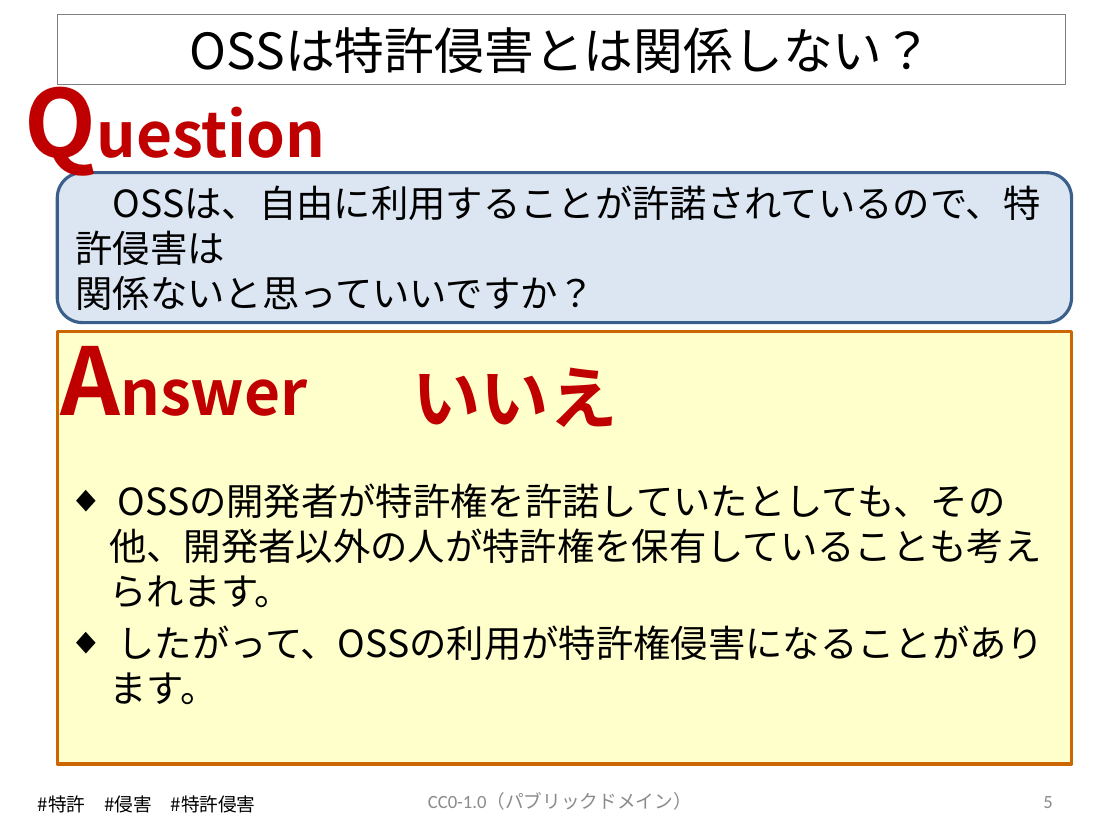
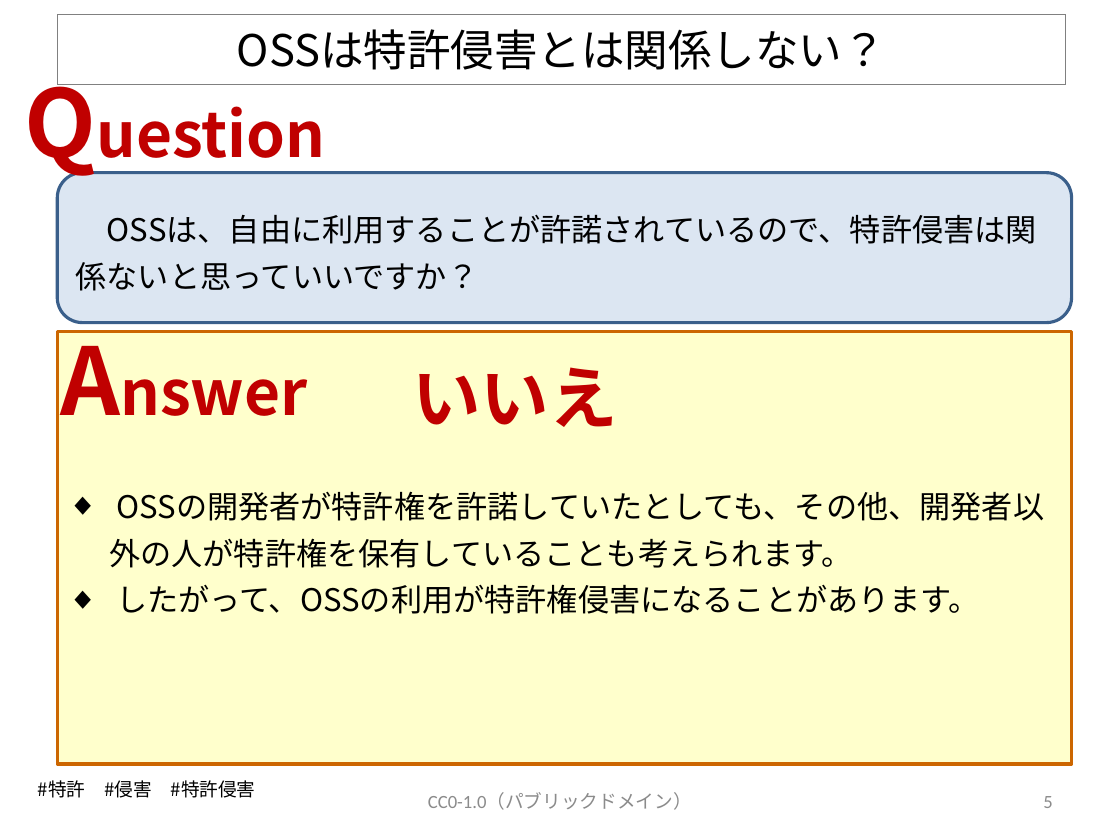
Before and after one commit to OpenChain-Project/OpenChain-JWG, a slide deck: slide 5 of Education_Material/FAQ/OSSライセンス関連でよくある誤解_CC0.pptx. Drawn at 1120x840 pixels with LibreOffice and Linux fonts; fonts in the diff are those of the drawing. Boxes give left, top, right and bottom in pixels: in the first picture for what was removed or moved away, otherwise in the second. Text is boxed around its words. In the diff, an @@ line names an element or a change of style, - is before the commit and + after.

```diff
--- a/Education_Material/FAQ/OSSライセンス関連でよくある誤解_CC0.pptx
+++ b/Education_Material/FAQ/OSSライセンス関連でよくある誤解_CC0.pptx
@@ title "OSSは特許侵害とは関係しない？" at [57,15,1065,85]: size 32 to 28 pt @@
@@ text in rounded rectangle at [76,214,1037,291]: text changed; size 24 to 20 pt @@
-OSSは、自由に利用することが許諾されているので、特許侵害は
-関係ないと思っていいですか？
+OSSは、自由に利用することが許諾されているので、特許侵害は関係ないと思っていいですか？
@@ text "OSSの開発者が特許権を許諾していたとしても、その他、開発者以外の人が特許権を保有していることも考えられます。" at [109,491,1044,614]: size 24 to 20 pt; line spacing 1 to 30pt; less space between paragraphs @@
@@ text "#特許 #侵害 #特許侵害": place and size @@
-text "#特許 #侵害 #特許侵害" at [38,795,256,813]
+text "#特許 #侵害 #特許侵害" at [38,780,256,798]
```
Also in this commit, not shown: 37 other slides changed.
